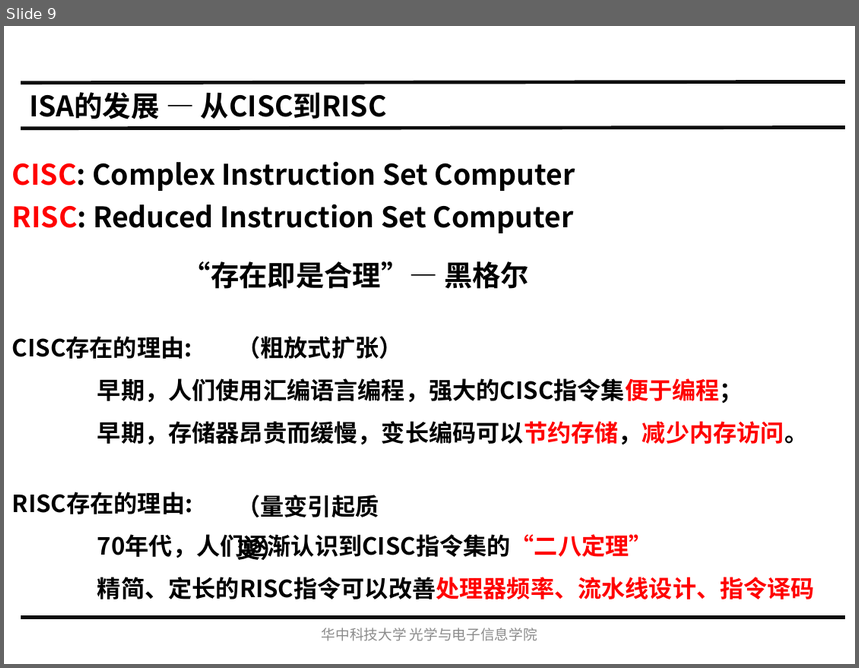
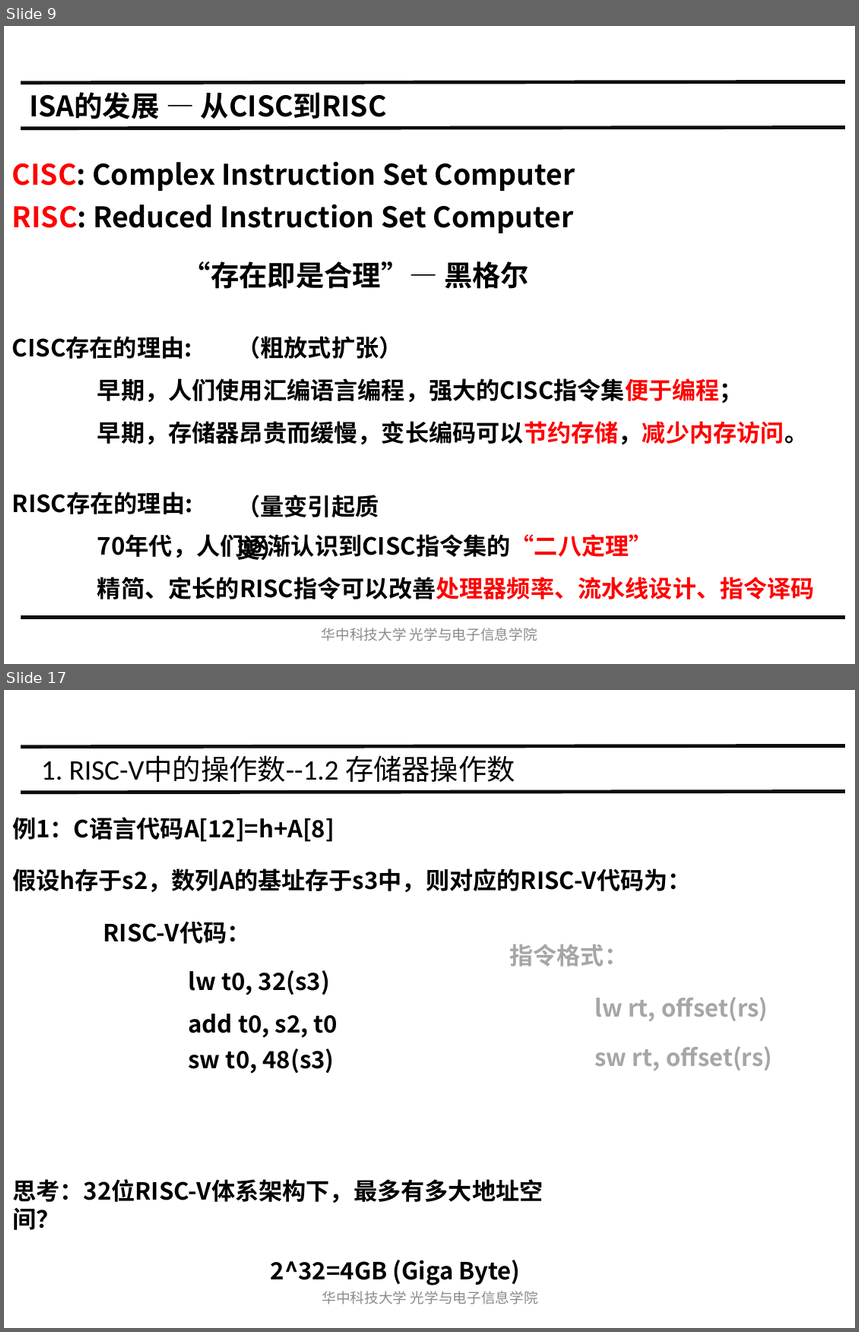
Before and after one commit to hust-gaoyujing/routine, a slide deck: daily/202105-risc-v/20200507-IS/Ch2 指令集体系结构.pptx. Shown one above the other, each under a label of ours: slide 9 before the commit, slides 9 and 17 after it; the slides between them are not shown. The pictures are 859x668 and 859x1332 pixels, drawn with LibreOffice and Linux fonts; fonts in the diff are those of the drawing. Boxes give left, top, right and bottom in pixels: in the first picture for what was removed or moved away, otherwise in the second. Text is boxed around its words. In the diff, an @@ line names an element or a change of style, - is before the commit and + after.

```diff
--- a/daily/202105-risc-v/20200507-IS/Ch2 指令集体系结构.pptx
+++ b/daily/202105-risc-v/20200507-IS/Ch2 指令集体系结构.pptx
@@ slide 17 added at <box>4,690,855,1328</box>, background #FFFFFF @@
@@ line added from (21, 747) to (845, 746), #0D0D0D 3 pt @@
@@ title added at <box>41,755,515,782</box>, 24 pt, text #000000 @@
+1. RISC-V中的操作数--1.2 存储器操作数
@@ line added from (21, 792) to (845, 791), #0D0D0D 3 pt @@
@@ text added at <box>12,817,692,967</box>, 20 pt, text #000000, bold @@
+例1：C语言代码A[12]=h+A[8]
+假设h存于s2，数列A的基址存于s3中，则对应的RISC-V代码为：
+RISC-V代码：
+指令格式：
+lw t0, 32(s3)
@@ text added at <box>595,997,772,1071</box>, 20 pt, text #A6A6A6, bold @@
+lw rt, offset(rs)
+sw rt, offset(rs)
@@ text added at <box>189,1014,338,1074</box>, 20 pt, text #000000, bold @@
+add t0, s2, t0
+sw t0, 48(s3)
@@ text added at <box>12,1179,543,1286</box>, 20 pt, text #000000, bold @@
+思考：32位RISC-V体系架构下，最多有多大地址空间？
+2^32=4GB (Giga Byte)
@@ text added at <box>322,1291,538,1305</box>, 12 pt, text #8C8C8C @@
+华中科技大学光学与电子信息学院
```
Also in this commit, not shown: 2 slides changed, 43 other slides added, 7 other files.
